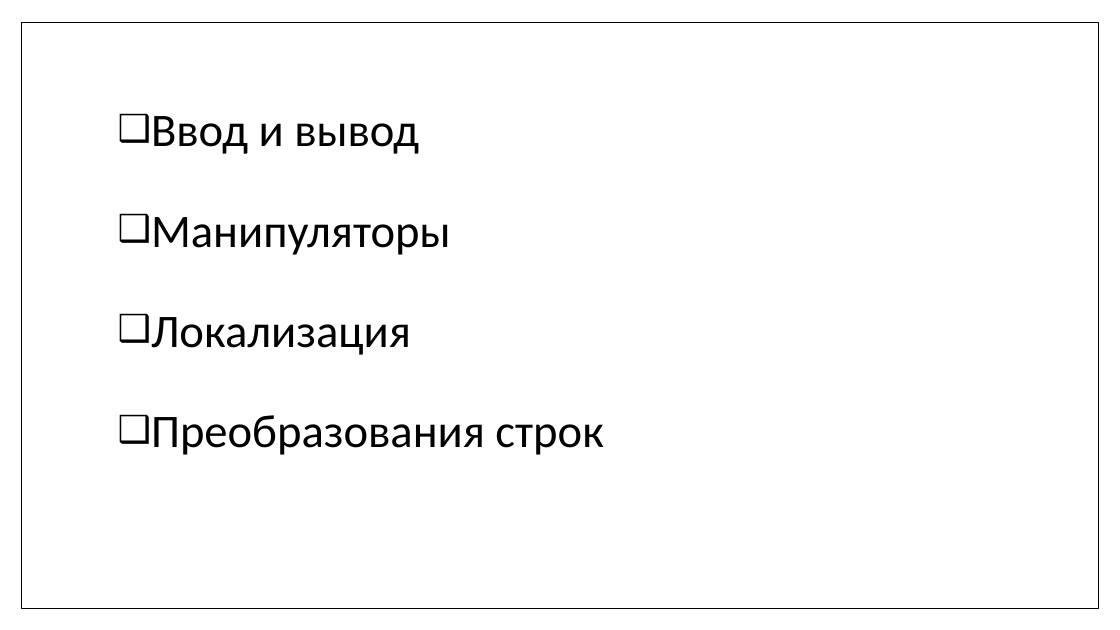
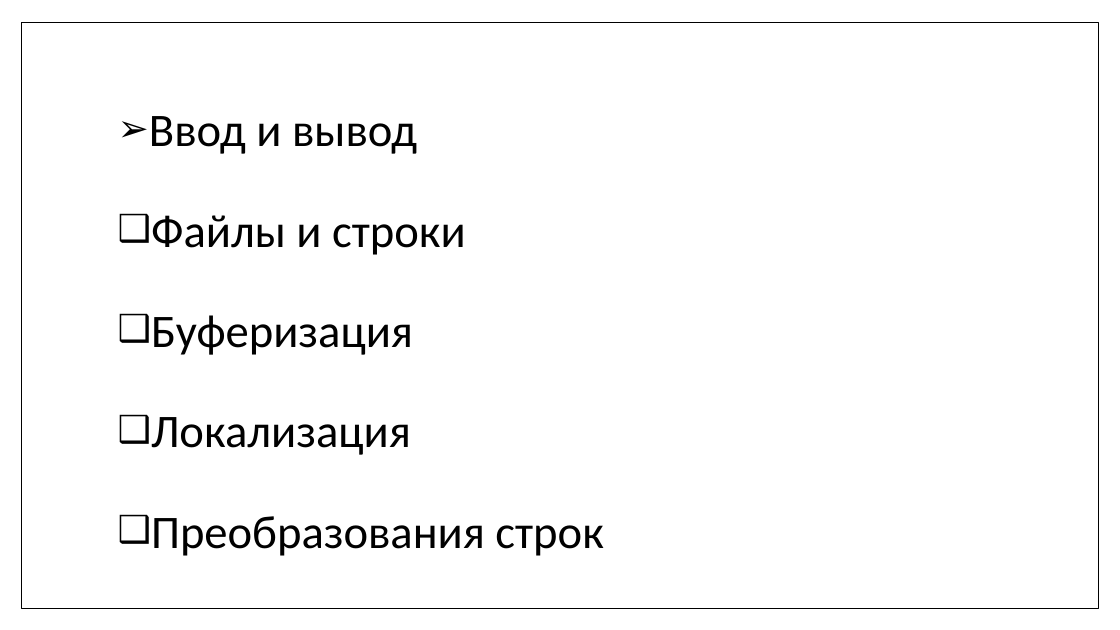
Before and after one commit to MIPT-ILab/cpp-lects-rus, a slide deck: slide 2 of slides/lec2-5-iostreams-locales.pptx. Drawn at 1120x630 pixels with LibreOffice and Linux fonts; fonts in the diff are those of the drawing. Boxes give left, top, right and bottom in pixels: in the first picture for what was removed or moved away, otherwise in the second. Text is boxed around its words. In the diff, an @@ line names an element or a change of style, - is before the commit and + after.

```diff
--- a/slides/lec2-5-iostreams-locales.pptx
+++ b/slides/lec2-5-iostreams-locales.pptx
@@ text at box(149, 116, 417, 154): bullet ❑ to ➢ @@
@@ text at box(151, 215, 466, 355): text changed @@
-❑ Манипуляторы
+❑ Файлы и строки
+❑ Буферизация
```
Also in this commit, not shown: 15 other slides changed, 44 slides added, 1 slide removed, 1 other file.
